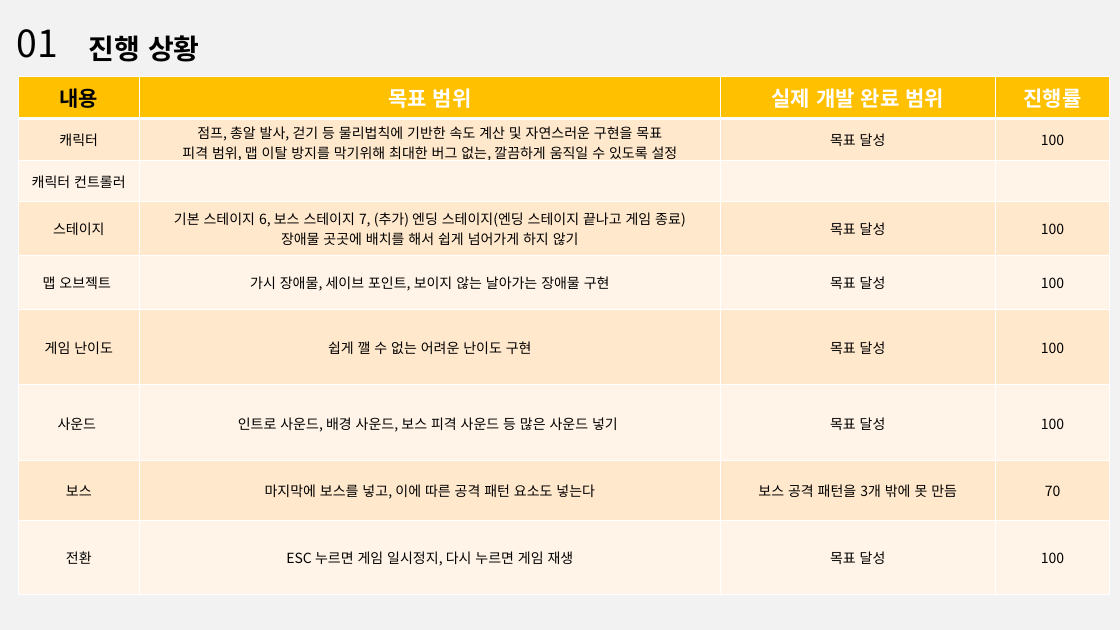
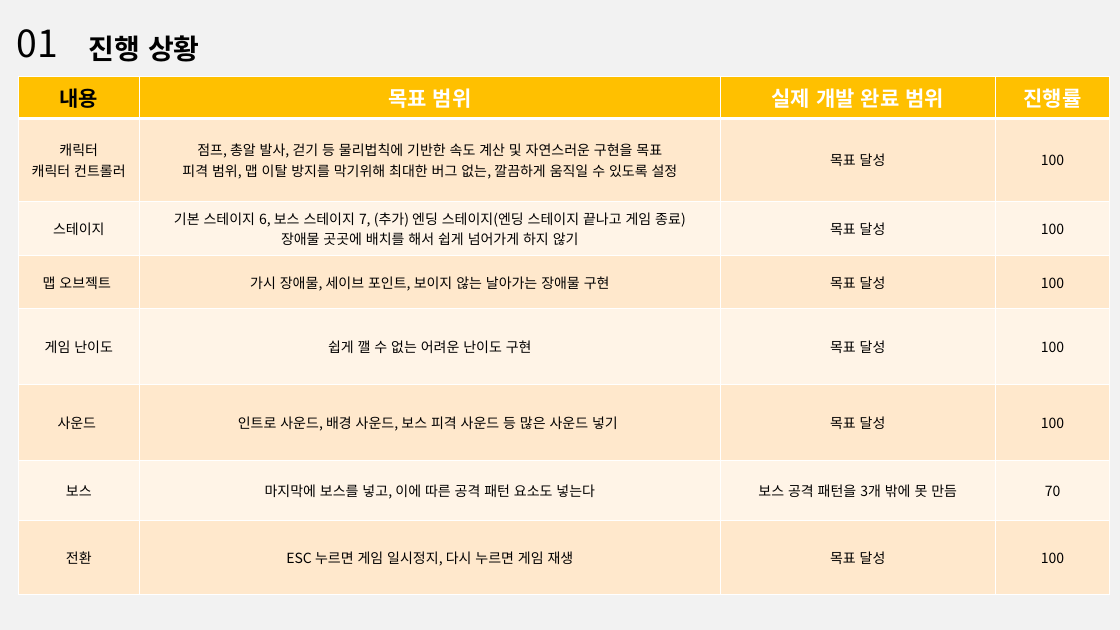
Before and after one commit to Theredhawksings/2DGAMEMAKE, a slide deck: slide 2 of 발표자료/2DGP 3차 발표.pptx. Drawn at 1120x630 pixels with LibreOffice and Linux fonts; fonts in the diff are those of the drawing. Boxes give left, top, right and bottom in pixels: in the first picture for what was removed or moved away, otherwise in the second. Text is boxed around its words. In the diff, an @@ line names an element or a change of style, - is before the commit and + after.

```diff
--- a/발표자료/2DGP 3차 발표.pptx
+++ b/발표자료/2DGP 3차 발표.pptx
@@ table at (x1=18, y1=76, x2=1112, y2=594) @@
-row 2: 캐릭터 | 점프, 총알 발사, 걷기 등 물리법칙에 기반한 속도 계산 및 자연스러운 구현을 목표 / 피격 범위, 맵 이탈 방지를 막기위해 최대한 버그 없는, 깔끔하게 움직일 수 있도록 설정 | 목표 달성 | 100
-row 3: 캐릭터 컨트롤러 |  |  | 
+row 2: 캐릭터 / 캐릭터 컨트롤러 | 점프, 총알 발사, 걷기 등 물리법칙에 기반한 속도 계산 및 자연스러운 구현을 목표 / 피격 범위, 맵 이탈 방지를 막기위해 최대한 버그 없는, 깔끔하게 움직일 수 있도록 설정 | 목표 달성 | 100
```
Also in this commit, not shown: 12 other files.
